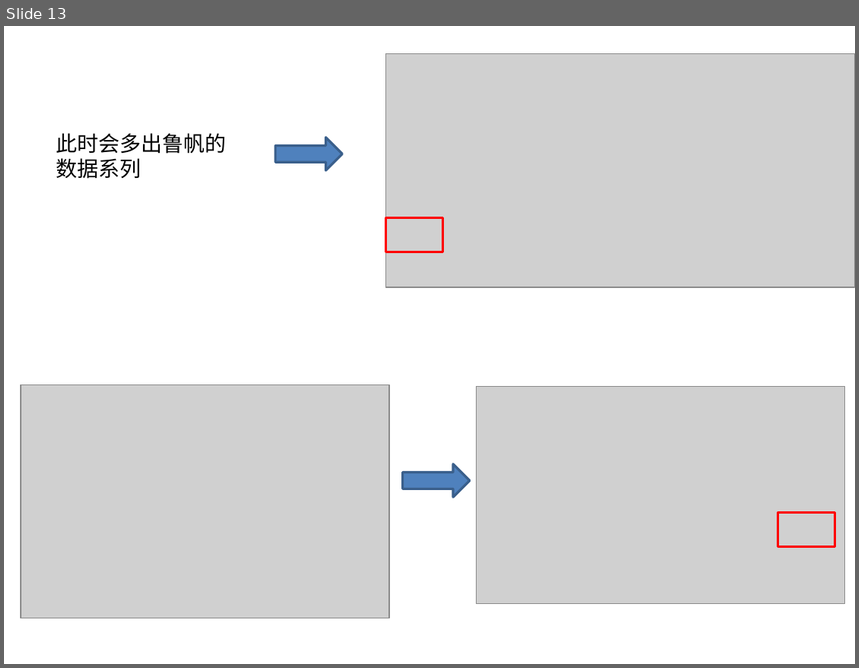
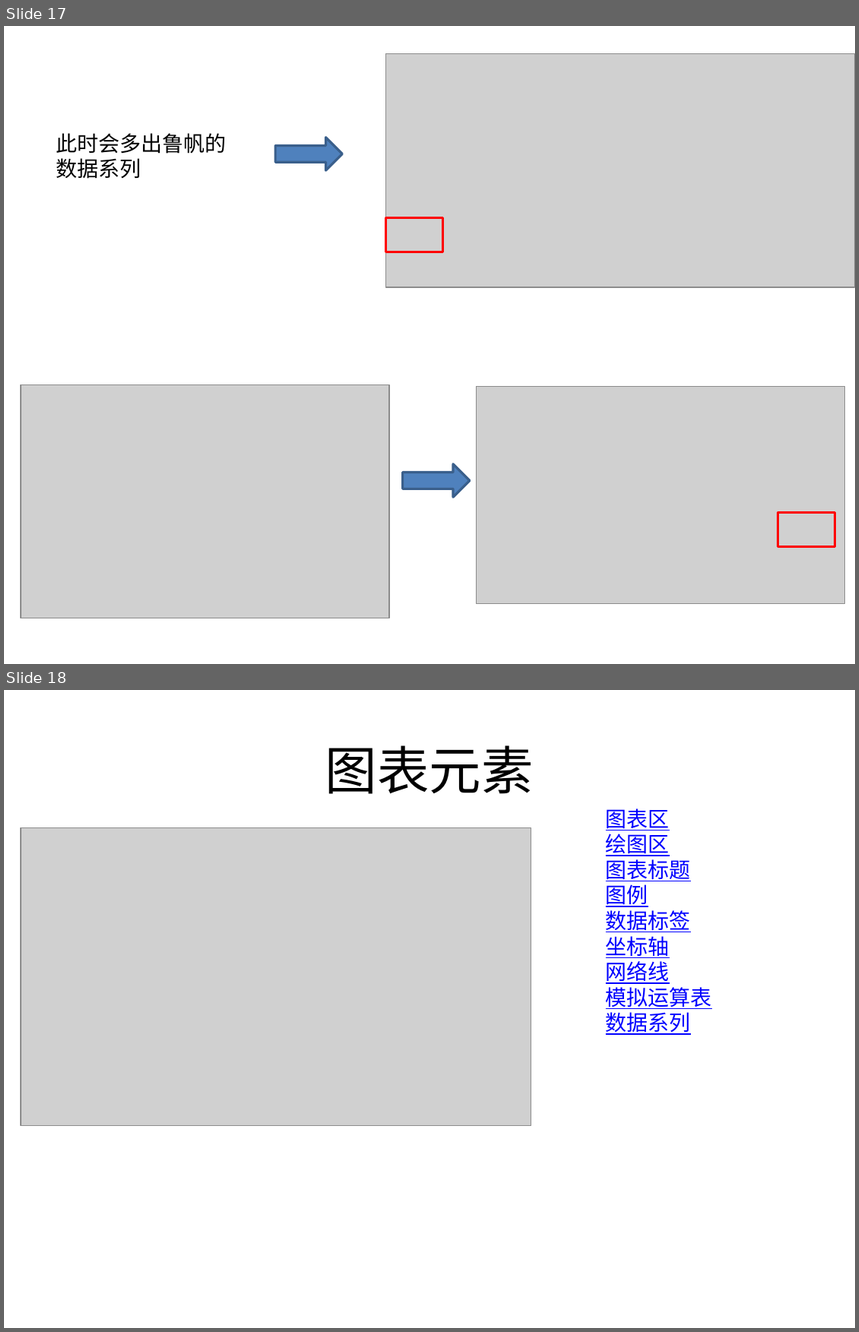
Before and after one commit to sans123wx/class, a slide deck: 第4章excel/图表/图表.pptx. Shown one above the other, each under a label of ours: slide 13 before the commit, slides 17 and 18 after it. The pictures are 859x668 and 859x1332 pixels, drawn with LibreOffice and Linux fonts; fonts in the diff are those of the drawing; grey boxes stand for pictures. Boxes give left, top, right and bottom in pixels: in the first picture for what was removed or moved away, otherwise in the second. Text is boxed around its words. In the diff, an @@ line names an element or a change of style, - is before the commit and + after.

```diff
--- a/第4章excel/图表/图表.pptx
+++ b/第4章excel/图表/图表.pptx
@@ slide 18 added at (4,690,855,1328), background #FFFFFF @@
@@ title added at (325,745,534,794), 44 pt, text #000000 @@
+图表元素
@@ text added at (606,809,712,1035), 18 pt, text #0000FF, underline @@
+图表区
+绘图区
+图表标题
+图例
+数据标签
+坐标轴
+网络线
+模拟运算表
+数据系列
@@ picture added at (21,828,531,1125) @@
@@ what was slide 13 is now slide 17 @@
```
Also in this commit, not shown: 8 other slides added, 16 other files.
